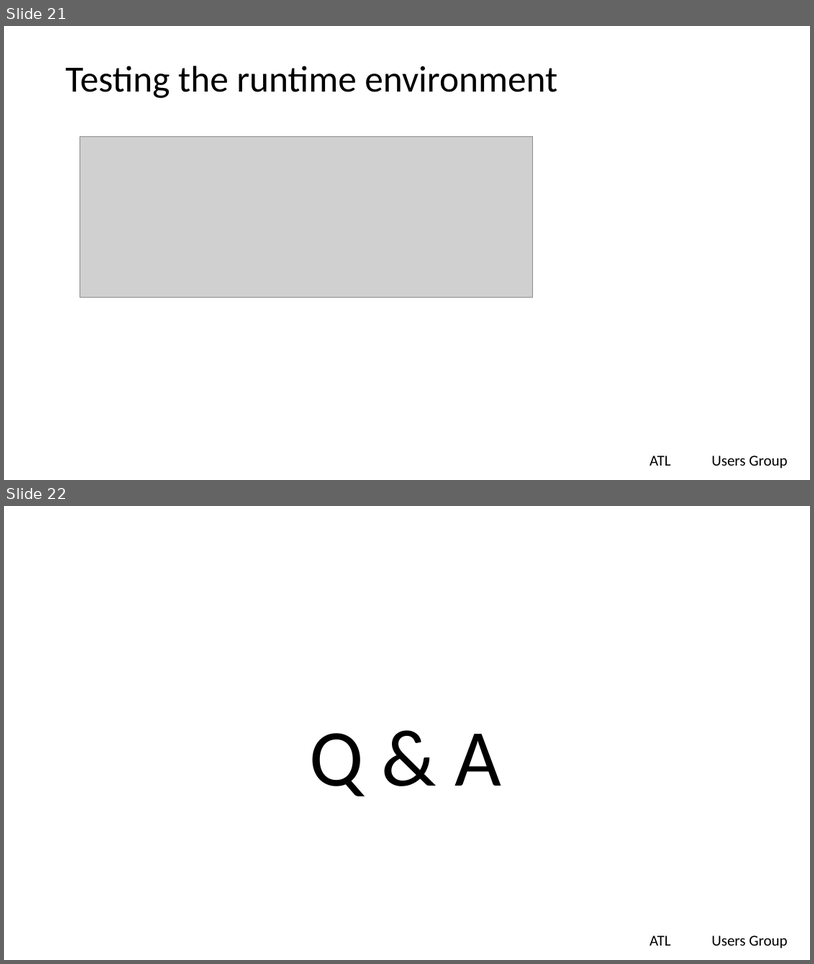
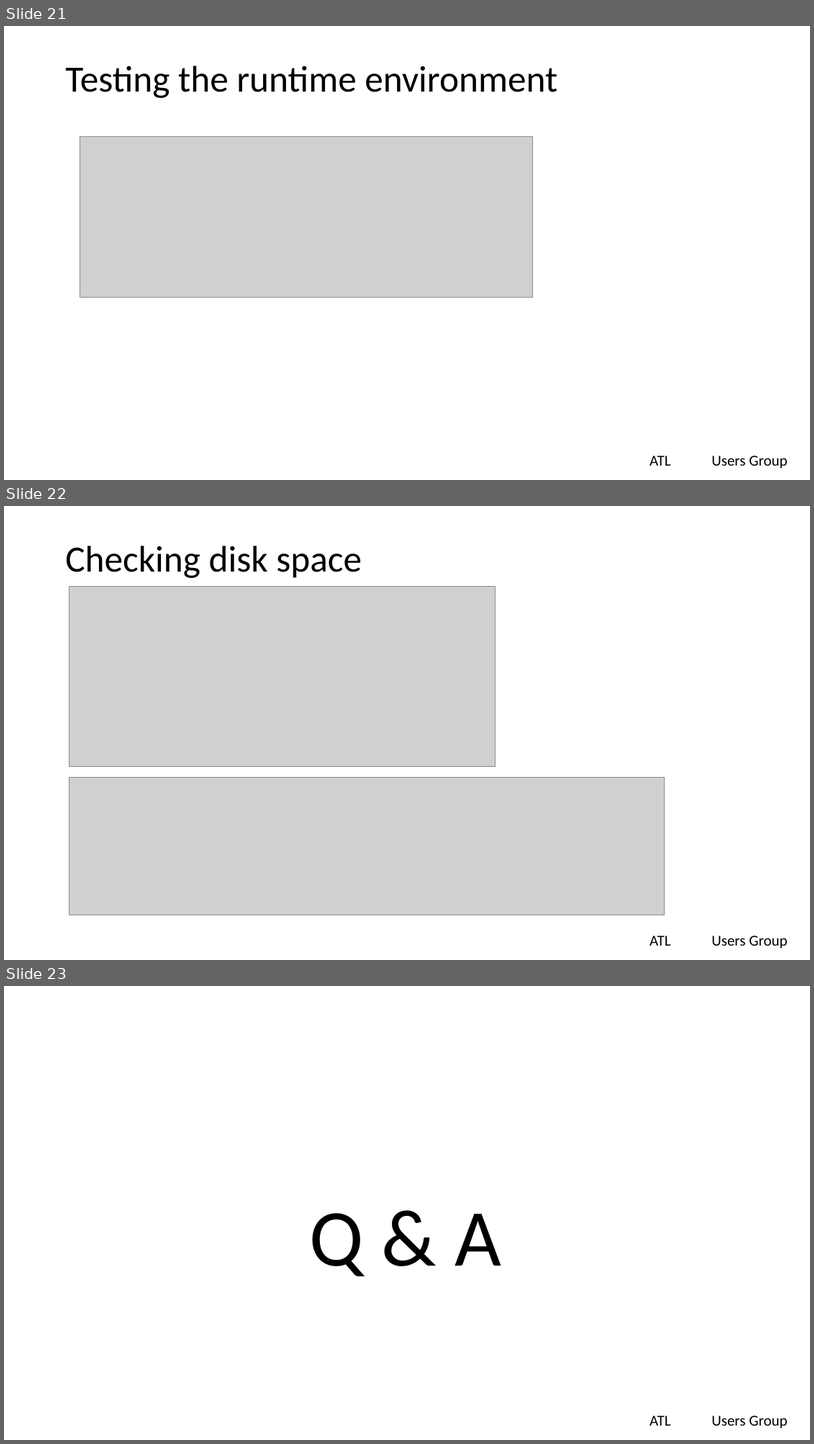
Before and after one commit to lgreski/testing-for-reproducible-research, a slide deck: presentations/testingForReproducibleResearch.pptx. Shown one above the other, each under a label of ours: slides 21 and 22 before the commit, slides 21, 22 and 23 after it. The pictures are 814x964 and 814x1444 pixels, drawn with LibreOffice and Linux fonts; fonts in the diff are those of the drawing; grey boxes stand for pictures; background and template pictures are left out. Boxes give left, top, right and bottom in pixels: in the first picture for what was removed or moved away, otherwise in the second. Text is boxed around its words. In the diff, an @@ line names an element or a change of style, - is before the commit and + after.

Commit message:
Add code to check disk space on macos

```diff
--- a/presentations/testingForReproducibleResearch.pptx
+++ b/presentations/testingForReproducibleResearch.pptx
@@ slide 22 added at (4, 506, 810, 960), background #FFFFFF; not listed: 2 template elements that a slide beside it also shows @@
@@ title added at (65, 546, 362, 578), 44 pt, text #000000 @@
+Checking disk space
@@ picture added at (70, 587, 496, 767) @@
@@ picture added at (70, 777, 665, 914) @@
@@ what was slide 22 is now slide 23 @@
```
Also in this commit, not shown: 5 slides changed, 1 other file.
